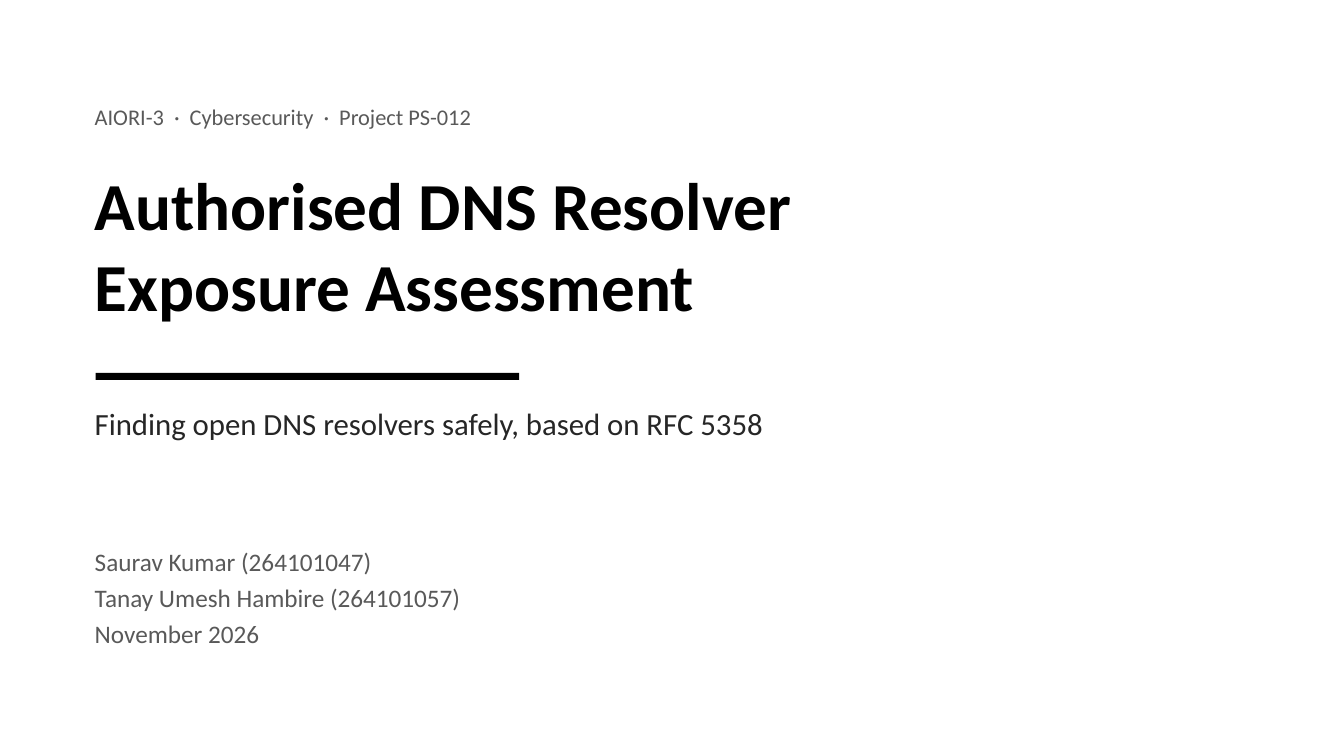
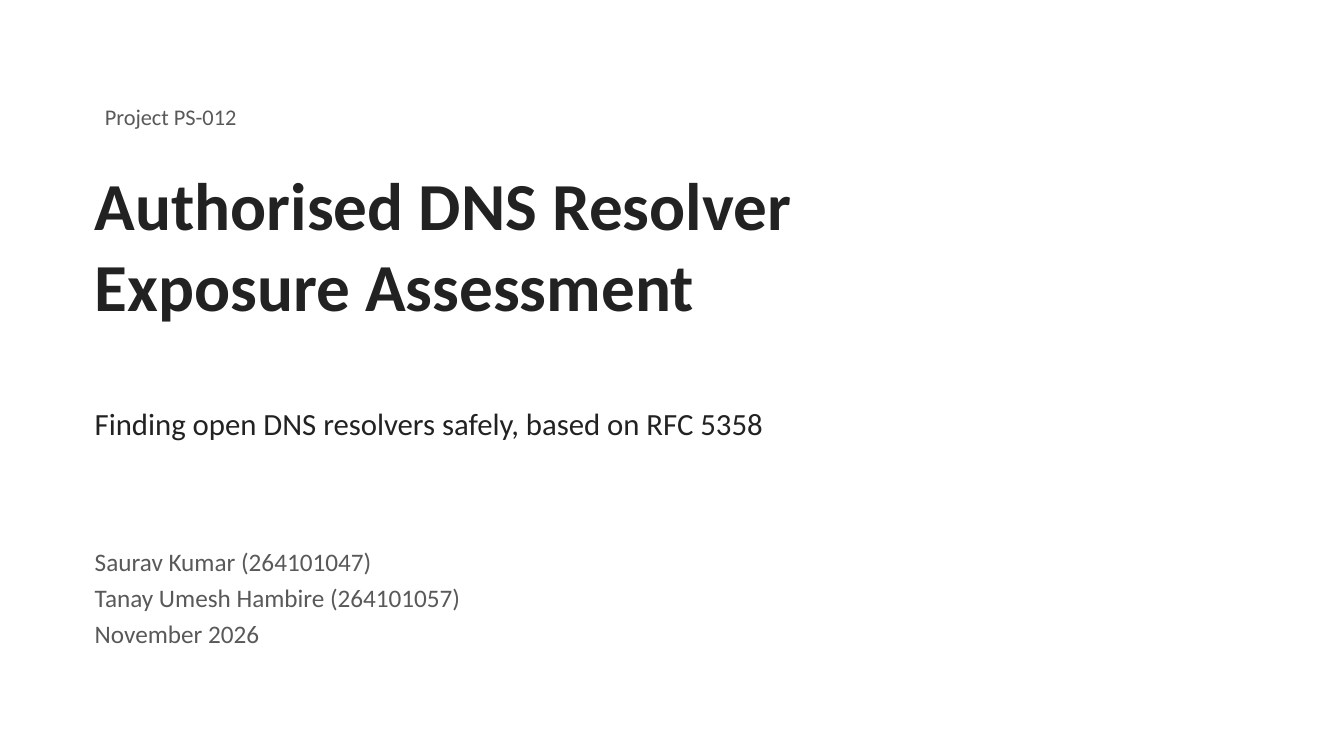
Before and after one commit to saurav-kr1/ps012-dns-resolver-exposure, a slide deck: slide 1 of docs/PS-012_Presentation.pptx. Drawn at 1344x756 pixels with LibreOffice and Linux fonts; fonts in the diff are those of the drawing. Boxes give left, top, right and bottom in pixels: in the first picture for what was removed or moved away, otherwise in the second. Text is boxed around its words. In the diff, an @@ line names an element or a change of style, - is before the commit and + after.

```diff
--- a/docs/PS-012_Presentation.pptx
+++ b/docs/PS-012_Presentation.pptx
@@ text at (105, 109, 236, 129): text changed @@
-AIORI-3 · Cybersecurity · Project PS-012
+Project PS-012
@@ text "Authorised DNS Resolver" at (95, 183, 791, 322): text colour #000000 to #222222 @@
@@ rectangle removed at (96, 373, 519, 380) @@
```
Also in this commit, not shown: 9 other slides changed, 6 slides added, 5 slides removed, 1 other file.
